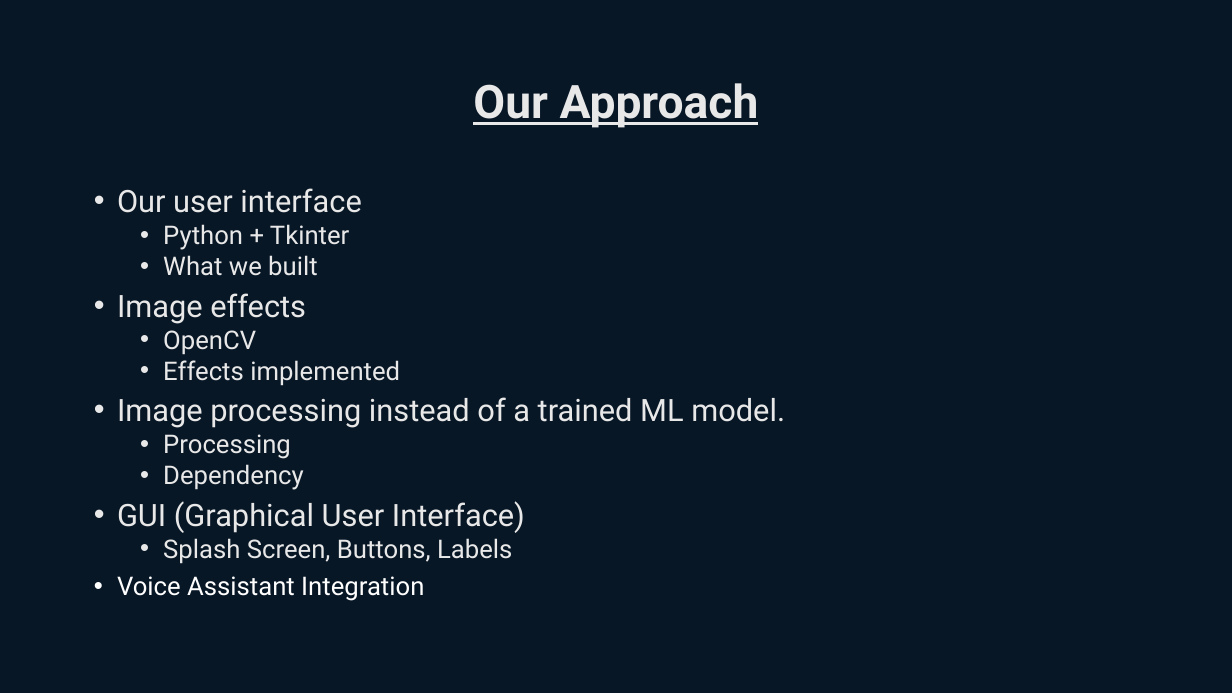
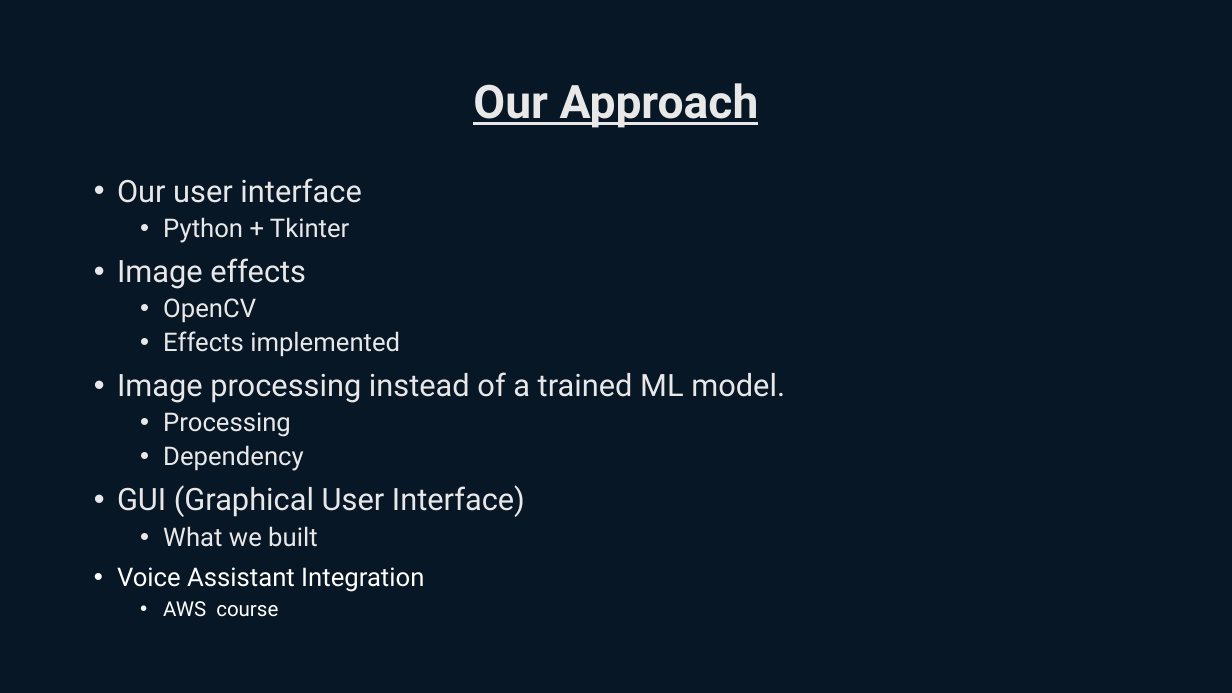
Before and after one commit to ZisandaNodali/CartoonifyApp, a slide deck: slide 4 of Tech_Quads_Presentation.pptx. Drawn at 1232x693 pixels with LibreOffice and Linux fonts; fonts in the diff are those of the drawing. Boxes give left, top, right and bottom in pixels: in the first picture for what was removed or moved away, otherwise in the second. Text is boxed around its words. In the diff, an @@ line names an element or a change of style, - is before the commit and + after.

```diff
--- a/Tech_Quads_Presentation.pptx
+++ b/Tech_Quads_Presentation.pptx
@@ text "Our user interface": place and size @@
-text "Our user interface" at [117,188,785,601]
+text "Our user interface" at [117,178,785,617]
@@ text at [117,178,785,592]: line spacing 0.8 to 0.9 @@
@@ text at [163,255,317,276]: paragraph removed @@
-  • What we built
@@ text at [163,526,317,547]: text changed @@
-  • Splash Screen, Buttons, Labels
+  • What we built
@@ text at [163,601,278,617]: paragraph added @@
+  • AWS course
```
